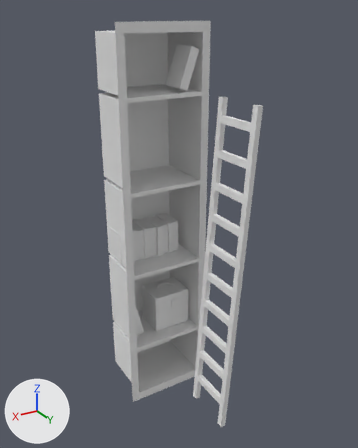
One commit to the Blender file Assets/models/house/floor02/secret_room_e/secret_room_e_furniture.blend: the scene before it, then after it.
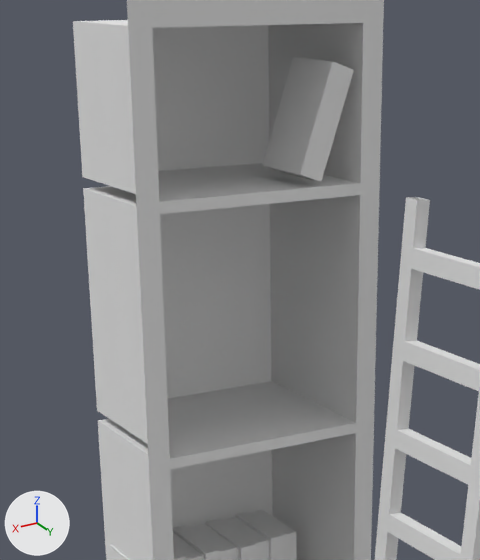
Each version is shown whole from a 50 mm lens placed at (3.05, 4.83, 5.47), pointed at (-0.11, -0.43, 2.84), then close up on the part from 19% to 69% of the width and 5% to 52% of the height. The axes (+X, +Y, +Z) are drawn at lower left. The lights are the same throughout.

The first close-up shows 'book.000', 'book_row.001', 'ladder01', 'secret_room_e_shelves01'.
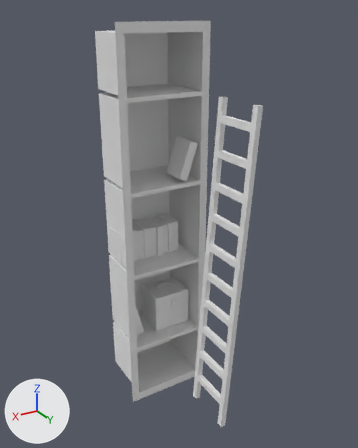
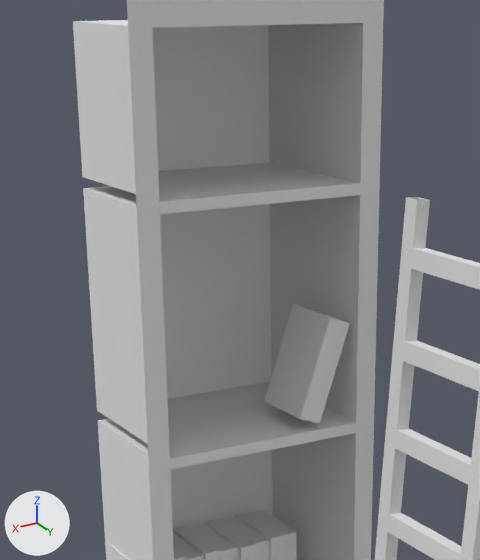
Changed parts and their boxes [x1, y1, x2, y2] in the close-ups (480 x 560 px):
'book.000', moved: before [263, 57, 354, 182]; after [265, 304, 350, 423]

Diff of the bpy script that builds the scene:
```diff
--- a/Assets/models/house/floor02/secret_room_e/secret_room_e_furniture.blend.py
+++ b/Assets/models/house/floor02/secret_room_e/secret_room_e_furniture.blend.py
@@ ob_book_000 @@
 ob_book_000 = bpy.data.objects.new('book.000', me_cube_017)
-ob_book_000.location = (-0.332, -0.725, 4.818)
+ob_book_000.location = (-0.332, -0.725, 3.645)
 ob_book_000.rotation_euler = (-0.341, 0.0, 1.571)  # degrees (-20, 0, 90)
```
